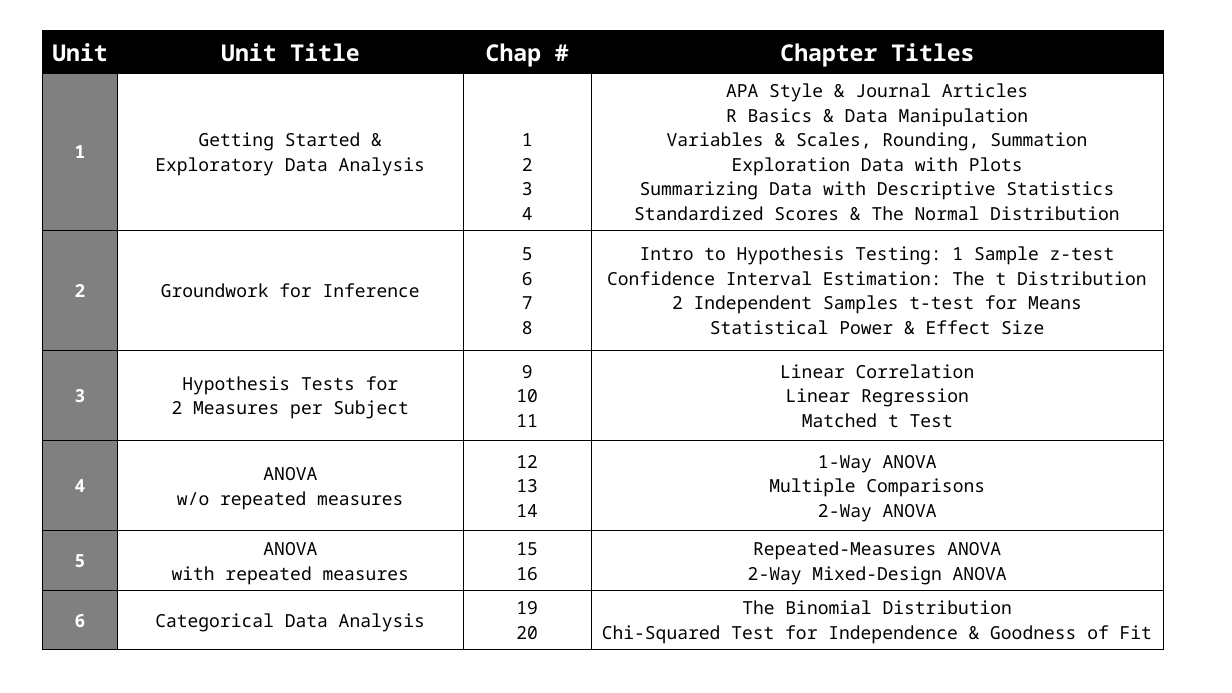
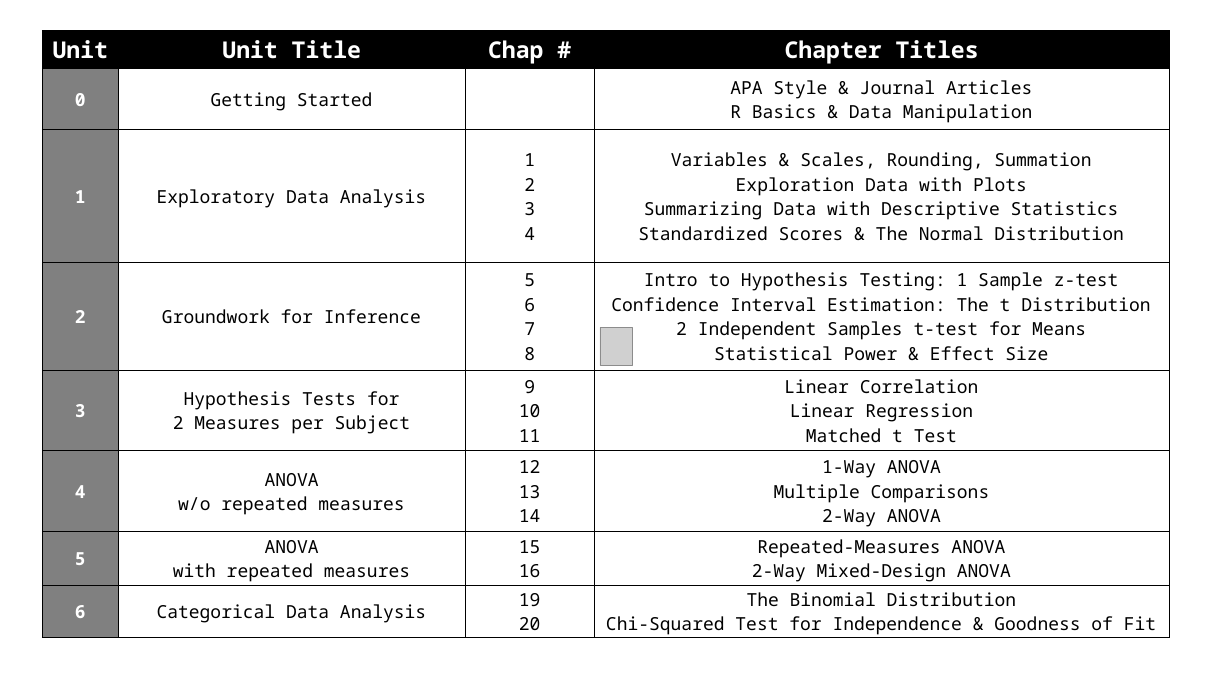
Before and after one commit to CEHS-research/PSY-6600_public, a slide deck: slide 3 of slides/ch0_cohen_textbook_4ed.pptx. Drawn at 1232x693 pixels with LibreOffice and Linux fonts; fonts in the diff are those of the drawing; grey boxes stand for pictures. Boxes give left, top, right and bottom in pixels: in the first picture for what was removed or moved away, otherwise in the second. Text is boxed around its words. In the diff, an @@ line names an element or a change of style, - is before the commit and + after.

Commit message:
start fall 2023

```diff
--- a/slides/ch0_cohen_textbook_4ed.pptx
+++ b/slides/ch0_cohen_textbook_4ed.pptx
@@ table at (43, 30, 1170, 639) @@
-row 2: 1 | Getting Started & / Exploratory Data Analysis | 1 / 2 / 3 / 4 | APA Style & Journal Articles / R Basics & Data Manipulation / Variables & Scales, Rounding, Summation / Exploration Data with Plots / Summarizing Data with Descriptive Statistics / Standardized Scores & The Normal Distribution
+row 2: 0 | Getting Started |  | APA Style & Journal Articles / R Basics & Data Manipulation
+row 3: 1 | Exploratory Data Analysis | 1 / 2 / 3 / 4 | Variables & Scales, Rounding, Summation / Exploration Data with Plots / Summarizing Data with Descriptive Statistics / Standardized Scores & The Normal Distribution
@@ table: place and size @@
-table at (43, 30, 1165, 649)
+table at (43, 30, 1170, 639)
@@ picture added at (600, 327, 632, 365) @@
```
Also in this commit, not shown: 3 other slides changed, 4 slides added, 1 slide removed, 3 other files.
